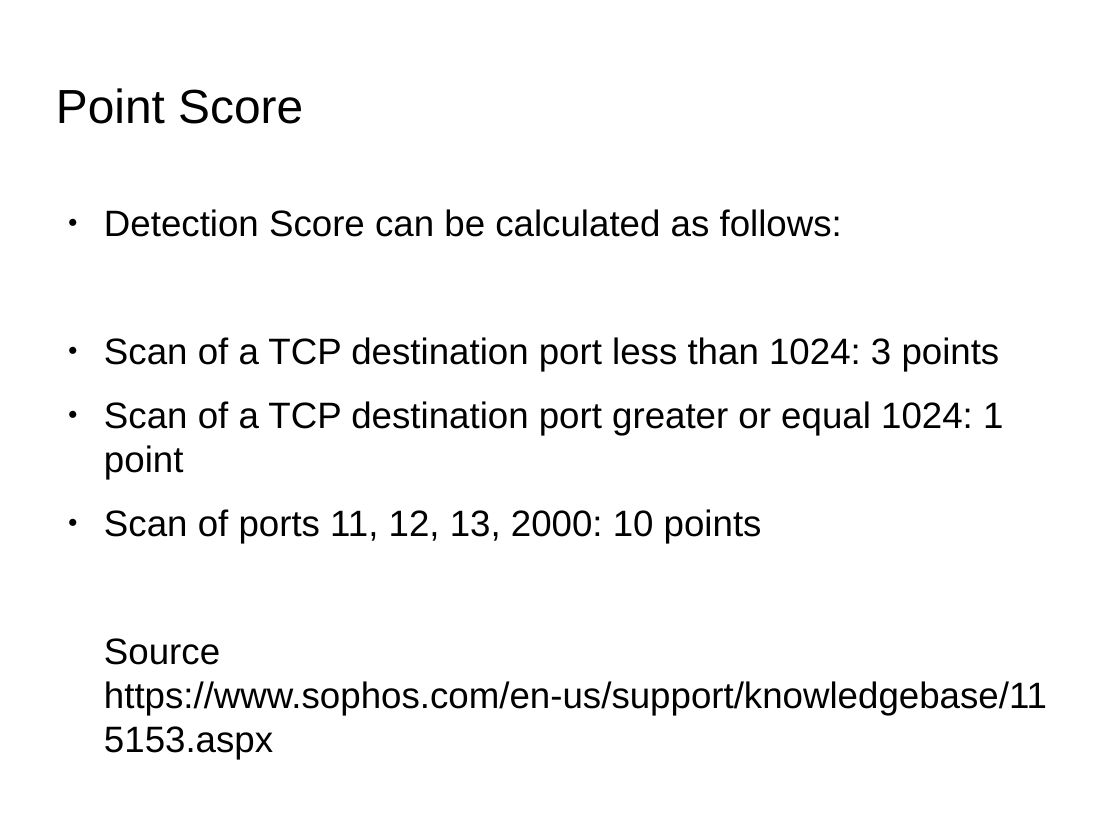
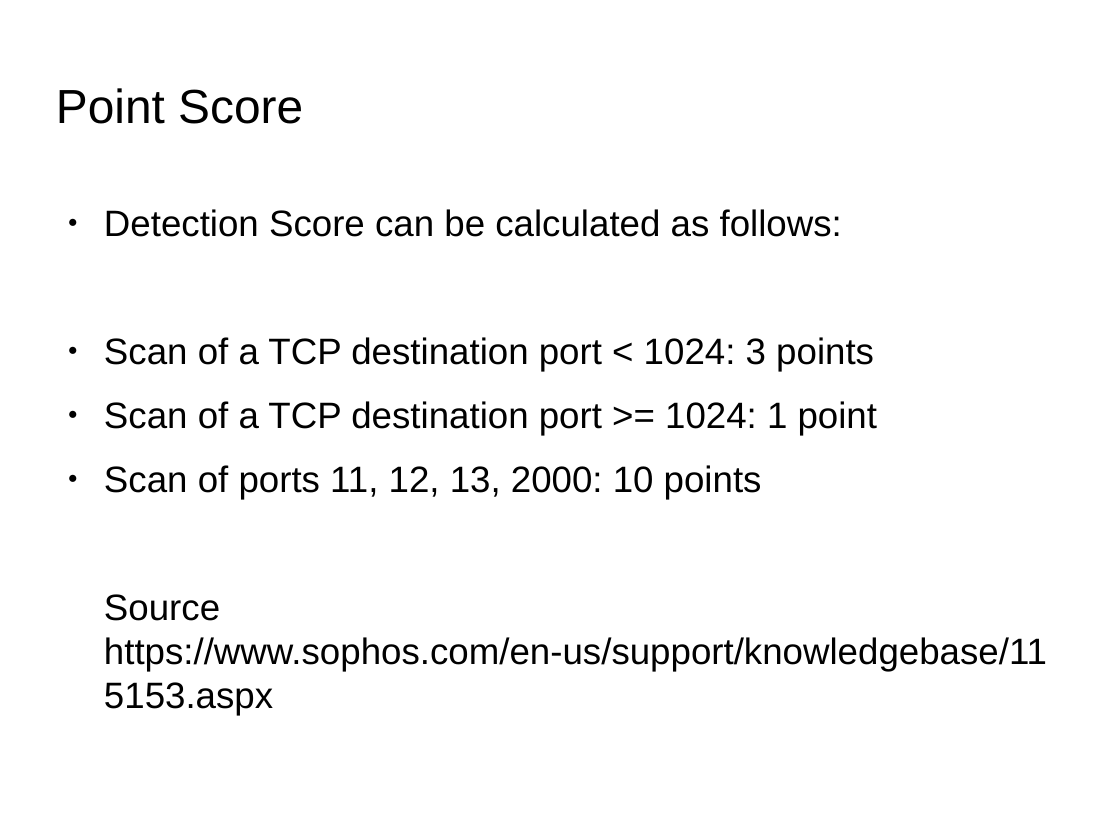
Before and after one commit to herrBez/PortScanner, a slide deck: slide 19 of slides/presentation.odp. Drawn at 1120x840 pixels with LibreOffice and Linux fonts; fonts in the diff are those of the drawing; background and template pictures are left out. Boxes give left, top, right and bottom in pixels: in the first picture for what was removed or moved away, otherwise in the second. Text is boxed around its words. In the diff, an @@ line names an element or a change of style, - is before the commit and + after.

```diff
--- a/slides/presentation.odp
+++ b/slides/presentation.odp
@@ text at box(104, 337, 877, 436): text changed @@
-● Scan of a TCP destination port less than 1024: 3 points
-● Scan of a TCP destination port greater or equal 1024: 1 point
+● Scan of a TCP destination port < 1024: 3 points
+● Scan of a TCP destination port >= 1024: 1 point
```
Also in this commit, not shown: 4 other slides changed, 1 slide added.
